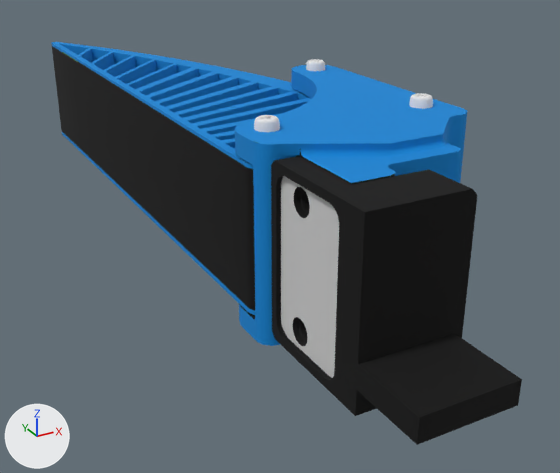
The OBJ model blender_models/tri_finray_gripper/meshes/one_piece_wide_grasp_finray_finger.obj, before and after one commit.
Camera for both pictures: a 50 mm lens placed at (-0.0497, -0.0987, 0.0371), pointed at (0.0225, 0.0325, -0.0285). Every picture has the same lights, and +X, +Y and +Z are marked at lower left. The picture after the commit comes second. Where no turn or scale is listed for an object, it has been applied to the vertices.

Names of what the first picture shows: 'one_piece_wide_grasp_finray_finger'.
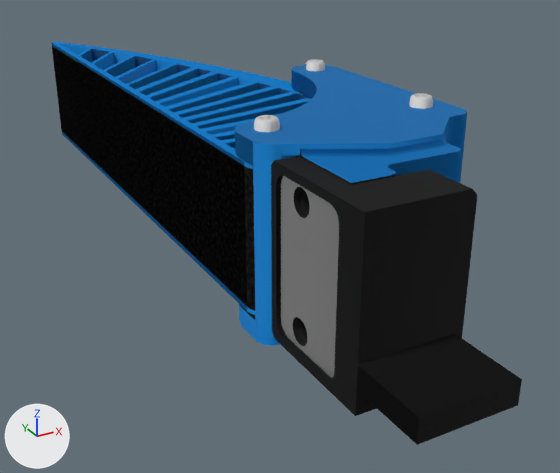
Commit message: Improve finray

Diff of the bpy script that builds the scene:
```diff
--- a/blender_models/tri_finray_gripper/meshes/one_piece_wide_grasp_finray_finger.obj.py
+++ b/blender_models/tri_finray_gripper/meshes/one_piece_wide_grasp_finray_finger.obj.py
@@ img_one_piece_wide_grasp_finray_finger_occlusion_roughness_metallic_png @@
+img_one_piece_wide_grasp_finray_finger_occlusion_roughness_metallic_png = load_image('one_piece_wide_grasp_finray_finger_occlusion_roughness_metallic.png', 'one_piece_wide_grasp_finray_finger_occlusion_roughness_metallic.png', 1024, 1024, 'sRGB')
@@ mat_one_piece_wide_grasp_finray_finger_material @@
 n0 = _N.new('ShaderNodeBsdfPrincipled'); n0.name = 'Principled BSDF'
 n3 = _N.new('ShaderNodeTexImage'); n3.name = 'Image Texture.001'
-n3.image = img_one_piece_wide_grasp_finray_finger_normal_png
+n3.image = img_one_piece_wide_grasp_finray_finger_occlusion_roughness_metallic_png
+n5 = _N.new('ShaderNodeTexImage'); n5.name = 'Image Texture.002'
+n5.image = img_one_piece_wide_grasp_finray_finger_normal_png
 n4 = _N.new('ShaderNodeNormalMap'); n4.name = 'Normal Map'
-n4.inputs[0].default_value = 0.0  # 'Strength'
 _L.new(n2.outputs[0], n0.inputs[0])  # 'Color' to 'Base Color'
-_L.new(n3.outputs[0], n4.inputs[1])  # 'Color' to 'Color'
 _L.new(n4.outputs[0], n0.inputs[5])  # 'Normal' to 'Normal'
 _L.new(n0.outputs[0], n1.inputs[0])  # 'BSDF' to 'Surface'
+_L.new(n3.outputs[0], n0.inputs[1])  # 'Color' to 'Metallic'
+_L.new(n5.outputs[0], n4.inputs[1])  # 'Color' to 'Color'
```

Location of each change, [x1, y1, x2, y2] in pixels of the pictures (560 x 473 px):
'one_piece_wide_grasp_finray_finger', surface changed (darker): [51, 42, 519, 443] in both
